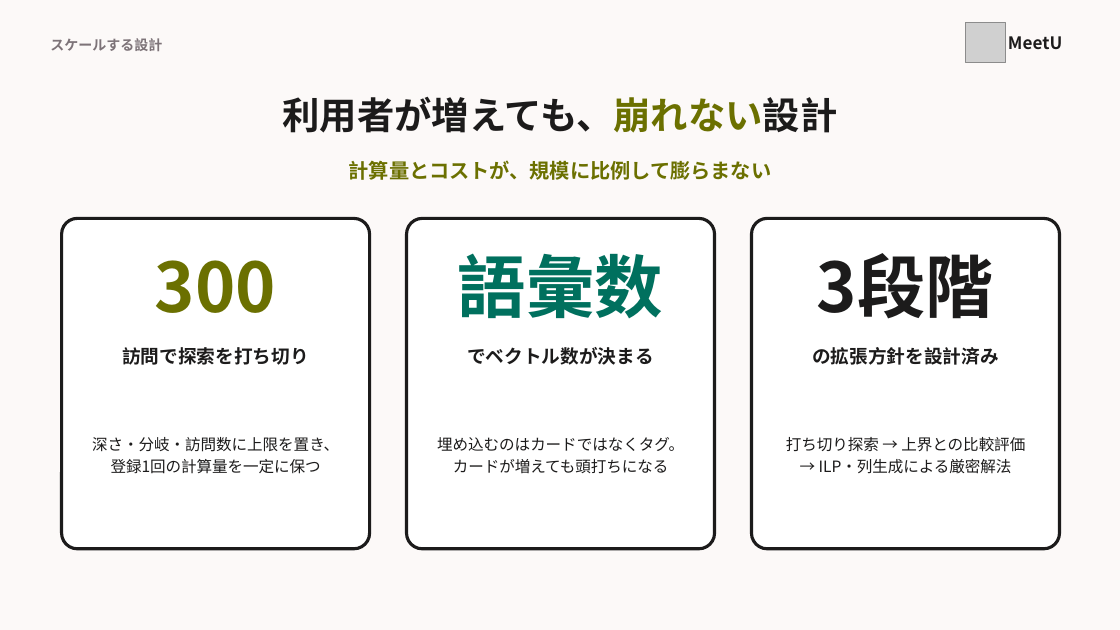
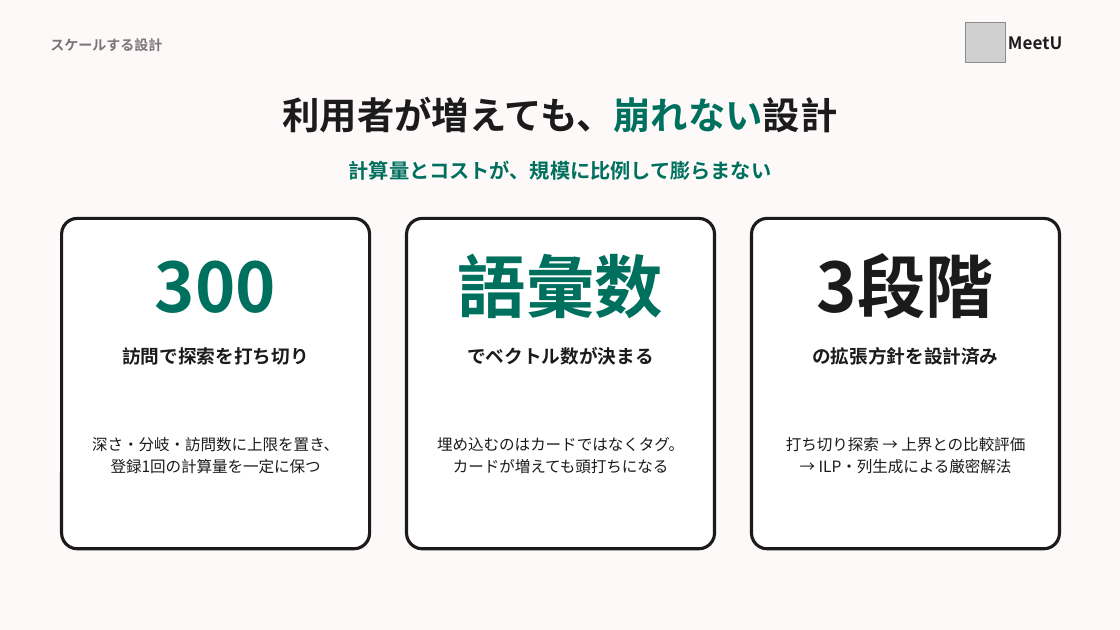
Before and after one commit to MurakamiHonami/MeetU, a slide deck: slide 21 of slide/MeetU_pitch.pptx. Drawn at 1120x630 pixels with LibreOffice and Linux fonts; fonts in the diff are those of the drawing; grey boxes stand for pictures. Boxes give left, top, right and bottom in pixels: in the first picture for what was removed or moved away, otherwise in the second. Text is boxed around its words. In the diff, an @@ line names an element or a change of style, - is before the commit and + after.

```diff
--- a/slide/MeetU_pitch.pptx
+++ b/slide/MeetU_pitch.pptx
@@ text "利用者が増えても、崩れない設計" at (x1=282, y1=97, x2=837, y2=133): text colour #6B7000 to #00705E in "利用者が増えても、崩れない設計" @@
@@ text "計算量とコストが、規模に比例して膨らまない" at (x1=349, y1=160, x2=772, y2=180): text colour #6B7000 to #00705E @@
@@ text "300" at (x1=155, y1=260, x2=276, y2=313): text colour #6B7000 to #00705E @@
```
Also in this commit, not shown: 21 other slides changed.
